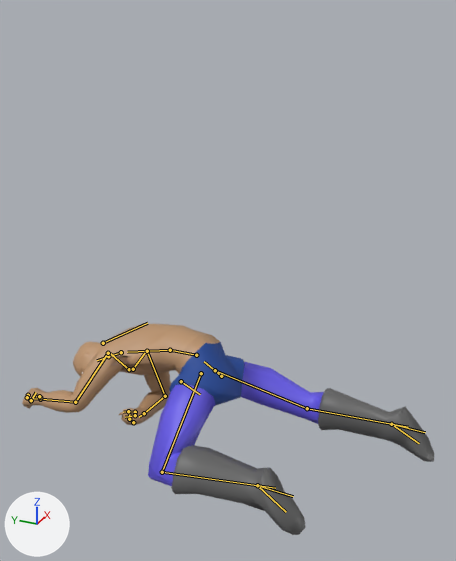
An edit to the glTF model artwork/characters/humanoid-armature.glb, drawn before and after from the same camera.
Before and after are seen from a 50 mm camera at (-2.09, -0.87, 1.74) aimed at (-0.09, 0.03, 0.74). The lights are fixed; the arrows at lower left show +X, +Y and +Z. The picture after the commit comes second. Both versions are drawn at frame 26 of the action 'Dying'; the numbers are the values there. The bones that change, and the others that lie on the model, are drawn over the model as lines.

In view in the first picture: 'HumanMaleForm'.
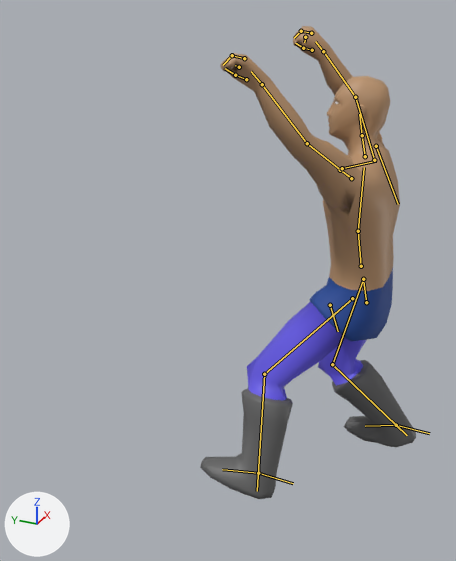
The change, as a diff of the scene's bpy script:
```diff
--- a/artwork/characters/humanoid-armature.glb.py
+++ b/artwork/characters/humanoid-armature.glb.py
@@ bone_heelik_l @@
 bone_heelik_l = bpy.data.objects['HumanoidArmature'].pose.bones['heelIK.L']
-bone_heelik_l.location = (0.266, 0.214, -0.007)
+bone_heelik_l.location = (0.201, 0.192, -0.004)
@@ bone_foot_l @@
 bone_foot_l = bpy.data.objects['HumanoidArmature'].pose.bones['foot.L']  # child of 'heelIK.L'
-bone_foot_l.rotation_quaternion = (0.427, 0.902, 0.068, 0.015)  # degrees (129, 2, 8)
+bone_foot_l.rotation_quaternion = (0.974, -0.147, 0.104, -0.135)  # degrees (-19, 9, -17)
@@ bone_heelik_r @@
 bone_heelik_r = bpy.data.objects['HumanoidArmature'].pose.bones['heelIK.R']
-bone_heelik_r.location = (-0.079, 0.596, -0.003)
+bone_heelik_r.location = (-0.079, 0.613, -0.003)
@@ bone_foot_r @@
 bone_foot_r = bpy.data.objects['HumanoidArmature'].pose.bones['foot.R']  # child of 'heelIK.R'
-bone_foot_r.rotation_quaternion = (0.434, 0.901, -0.016, 0.021)  # degrees (129, -3, -1)
+bone_foot_r.rotation_quaternion = (1.0, 0.001, 0.011, 0.027)  # degrees (0, 1, 3)
@@ bone_hips @@
 bone_hips = bpy.data.objects['HumanoidArmature'].pose.bones['hips']
-bone_hips.location = (-0.024, -0.57, 0.281)
-bone_hips.rotation_quaternion = (-0.877, -0.425, -0.147, -0.171)  # degrees (53, 6, 25)
+bone_hips.location = (-0.031, -0.234, -0.396)
+bone_hips.rotation_quaternion = (-1.0, 0.0, 0.007, 0.024)  # degrees (0, -1, -3)
@@ bone_spine @@
 bone_spine = bpy.data.objects['HumanoidArmature'].pose.bones['spine']  # child of 'hips'
-bone_spine.rotation_quaternion = (0.956, 0.293, 0.006, 0.023)  # degrees (34, 0, 3)
+bone_spine.rotation_quaternion = (0.999, 0.035, 0.0, 0.028)  # degrees (4, 0, 3)
@@ bone_ribs @@
 bone_ribs = bpy.data.objects['HumanoidArmature'].pose.bones['ribs']  # child of 'spine'
-bone_ribs.rotation_quaternion = (0.977, 0.213, -0.01, 0.017)  # degrees (25, -2, 2)
+bone_ribs.rotation_quaternion = (1.0, 0.019, -0.001, 0.019)  # degrees (2, 0, 2)
@@ bone_neck @@
 bone_neck = bpy.data.objects['HumanoidArmature'].pose.bones['neck']  # child of 'ribs'
-bone_neck.rotation_quaternion = (0.967, 0.084, 0.241, 0.017)  # degrees (11, 28, 5)
+bone_neck.rotation_quaternion = (0.985, 0.088, 0.147, 0.01)  # degrees (11, 17, 3)
@@ bone_upper_arm_l @@
 bone_upper_arm_l = bpy.data.objects['HumanoidArmature'].pose.bones['upper_arm.L']  # child of 'shoulder.L'
-bone_upper_arm_l.rotation_quaternion = (0.587, 0.725, -0.336, 0.128)  # degrees (110, -35, -25)
+bone_upper_arm_l.rotation_quaternion = (0.775, 0.373, -0.201, 0.469)  # degrees (31, -41, 50)
@@ bone_forearm_l @@
 bone_forearm_l = bpy.data.objects['HumanoidArmature'].pose.bones['forearm.L']  # child of 'upper_arm.L'
-bone_forearm_l.rotation_quaternion = (0.865, -0.26, -0.119, 0.413)  # degrees (-33, 0, 51)
+bone_forearm_l.rotation_quaternion = (0.986, -0.14, 0.004, 0.09)  # degrees (-16, 2, 10)
@@ bone_upper_arm_r @@
 bone_upper_arm_r = bpy.data.objects['HumanoidArmature'].pose.bones['upper_arm.R']  # child of 'shoulder.R'
-bone_upper_arm_r.rotation_quaternion = (0.617, 0.742, -0.257, 0.049)  # degrees (105, -23, -20)
+bone_upper_arm_r.rotation_quaternion = (0.505, 0.644, 0.351, -0.454)  # degrees (103, 70, -1)
@@ bone_forearm_r @@
 bone_forearm_r = bpy.data.objects['HumanoidArmature'].pose.bones['forearm.R']  # child of 'upper_arm.R'
-bone_forearm_r.rotation_quaternion = (0.807, 0.247, 0.426, -0.328)  # degrees (13, 58, -37)
+bone_forearm_r.rotation_quaternion = (0.957, 0.041, 0.006, -0.287)  # degrees (4, 2, -33)
@@ bone_thigh_l @@
 bone_thigh_l = bpy.data.objects['HumanoidArmature'].pose.bones['thigh.L']  # child of 'hips'
-bone_thigh_l.rotation_quaternion = (0.879, -0.37, -0.161, -0.253)  # degrees (-40, -28, -22)
+bone_thigh_l.rotation_quaternion = (0.937, -0.294, 0.084, -0.17)  # degrees (-35, 3, -22)
@@ bone_shin_l @@
 bone_shin_l = bpy.data.objects['HumanoidArmature'].pose.bones['shin.L']  # child of 'thigh.L'
-bone_shin_l.rotation_quaternion = (0.728, 0.685, 0.0, -0.026)  # degrees (86, 2, -2)
+bone_shin_l.rotation_quaternion = (0.95, 0.308, 0.0, -0.012)  # degrees (36, 0, -1)
@@ bone_thigh_r @@
 bone_thigh_r = bpy.data.objects['HumanoidArmature'].pose.bones['thigh.R']  # child of 'hips'
-bone_thigh_r.rotation_quaternion = (0.864, 0.147, 0.409, 0.255)  # degrees (37, 39, 46)
+bone_thigh_r.rotation_quaternion = (0.997, -0.078, 0.0, 0.009)  # degrees (-9, 0, 1)
@@ bone_shin_r @@
 bone_shin_r = bpy.data.objects['HumanoidArmature'].pose.bones['shin.R']  # child of 'thigh.R'
-bone_shin_r.rotation_quaternion = (0.984, 0.178, 0.0, 0.007)  # degrees (21, 0, 1)
+bone_shin_r.rotation_quaternion = (0.901, 0.434, 0.0, 0.017)  # degrees (51, -1, 2)
```

Pixel boxes [x1, y1, x2, y2] of what changed, in the pictures (456 x 561 px):
'HumanMaleForm', posed (47% narrower, 124% taller)
    before: [22, 324, 434, 535]
    after: [200, 26, 416, 499]
bone 'heelIK.L', root to tip
    before: (257, 485) to (293, 496)
    after: (258, 473) to (293, 483)
bone 'foot.L', root to tip
    before: (257, 485) to (286, 512)
    after: (258, 473) to (222, 469)
bone 'heelIK.R', root to tip
    before: (391, 424) to (425, 432)
    after: (396, 425) to (429, 433)
bone 'foot.R', root to tip
    before: (391, 424) to (419, 443)
    after: (396, 425) to (365, 426)
bone 'hips', root to tip
    before: (221, 376) to (204, 361)
    after: (366, 302) to (363, 277)
bone 'spine', root to tip
    before: (196, 355) to (170, 350)
    after: (361, 266) to (358, 231)
bone 'ribs', root to tip
    before: (170, 350) to (127, 352)
    after: (358, 231) to (364, 167)
bone 'neck', root to tip
    before: (121, 352) to (108, 356)
    after: (365, 156) to (362, 135)
bone 'upper_arm.L', root to tip
    before: (108, 353) to (75, 402)
    after: (351, 178) to (307, 143)
bone 'forearm.L', root to tip
    before: (75, 402) to (40, 399)
    after: (307, 143) to (262, 84)
bone 'upper_arm.R', root to tip
    before: (147, 351) to (165, 396)
    after: (374, 160) to (355, 97)
bone 'forearm.R', root to tip
    before: (165, 396) to (144, 413)
    after: (355, 97) to (323, 51)
bone 'thigh.L', root to tip
    before: (201, 373) to (162, 472)
    after: (352, 298) to (264, 374)
bone 'shin.L', root to tip
    before: (162, 472) to (275, 488)
    after: (264, 374) to (257, 491)
bone 'thigh.R', root to tip
    before: (215, 370) to (307, 408)
    after: (363, 279) to (332, 364)
bone 'shin.R', root to tip
    before: (307, 408) to (408, 427)
    after: (332, 364) to (407, 435)
